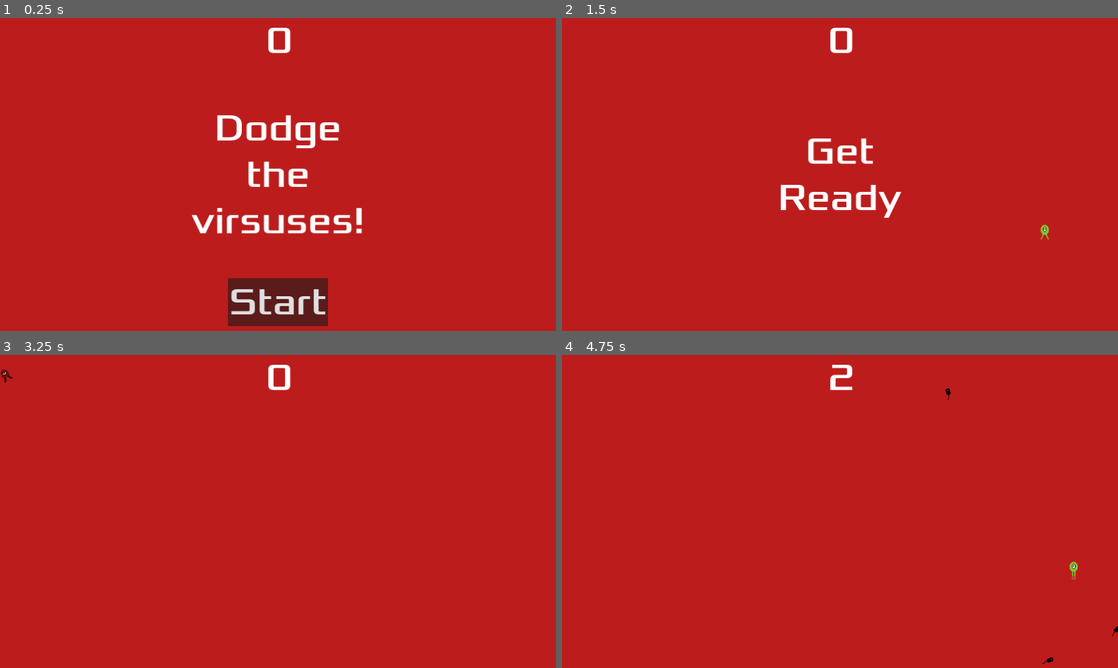
Above: before the commit, frames 1-4 (two rows, left to right).
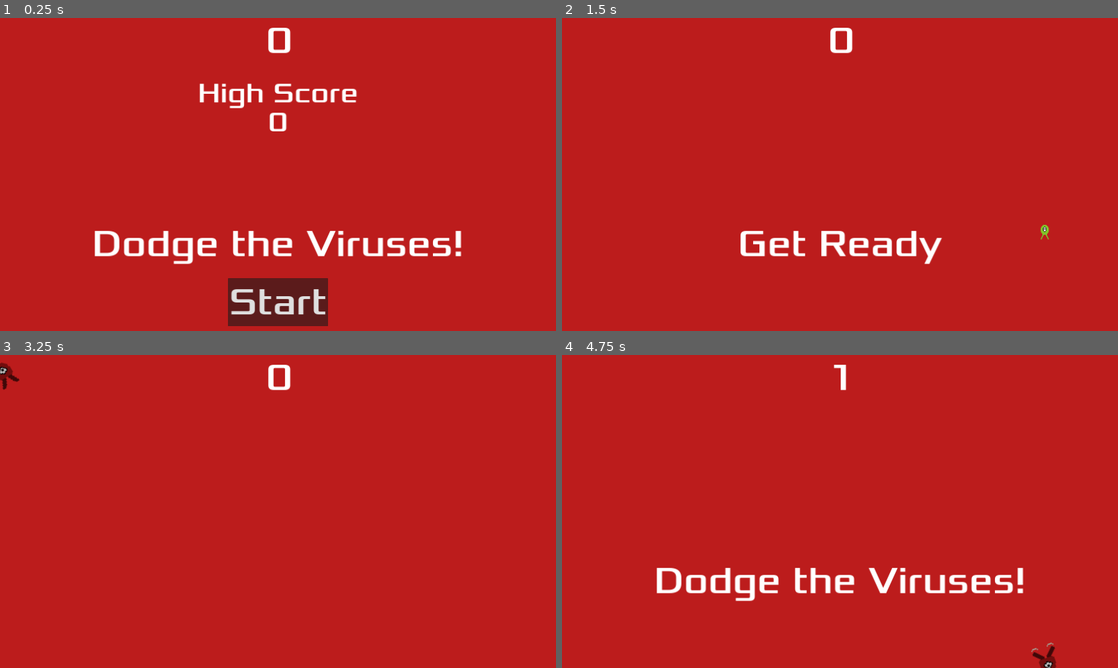
Above: after the commit, the same moments.

Repository: Stu076/GodotIntroGame
Game: Godot game, scene res://main.tscn
The game is run twice, just before and just after one commit, with the same random seed, the same clock (stepped at 60 frames per second) and the same inputs.
Inputs:
- Up to frame 1 (0.25 s): no input
- Up to frame 2 (1.5 s): click "Start" at 0.5 s; tap Enter at 1.25 s; hold D (move_right) from 1.28 s (still down)
- Up to frame 3 (3.25 s): release D (move_right) at 2.03 s; hold S (move_down) 2.03-2.78 s; hold D (move_right) from 2.78 s (still down)
- Up to frame 4 (4.75 s): release D (move_right) at 3.53 s; hold W (move_up) 3.53-4.28 s; hold A (move_left) from 4.28 s (still down)

The runs differ from the first frame. In frame 1, 5.5% of the frame differs, in the area x 17-83%, y 20-79%; in frame 2, 2.7%; in frame 3, 0.1%; in frame 4, 2.8%.

Commit message:
Added high score functionality and removed 2 mobs (need to redo)

Diff:
--- a/hud.gd
+++ b/hud.gd
@@ -24,10 +24,13 @@
 	# Wait until the MessageTimer has counted down
 	await $MessageTimer.timeout
 
-	$Message.text = "Dodge the Viruses"
+	$Message.text = "Dodge the Viruses!"
 	$Message.show()
 	# make a one shot timer and wait for it to finish
 	await get_tree().create_timer(1.0).timeout
+	$HighScore.show()
+	# TODO: Calculate high score
+	$HighScoreText.show()
 	$StartButton.show()
 
 
@@ -38,9 +41,13 @@
 
 
 func _on_message_timer_timeout():
+	if $Message.text == "Dodge the Viruses!":
+		return
 	$Message.hide()
 
 
 func _on_start_button_pressed():
 	$StartButton.hide()
+	$HighScore.hide()
+	$HighScoreText.hide()
 	start_game.emit()
--- a/hud.tscn
+++ b/hud.tscn
@@ -32,18 +32,17 @@
 anchor_top = 0.5
 anchor_right = 0.5
 anchor_bottom = 0.5
-offset_left = -20.0
-offset_top = -11.5
-offset_right = 20.0
-offset_bottom = 11.5
+offset_left = -668.5
+offset_top = 160.0
+offset_right = 668.5
+offset_bottom = 318.0
 grow_horizontal = 2
 grow_vertical = 2
 theme_override_fonts/font = ExtResource("1_pd2m3")
 theme_override_font_sizes/font_size = 128
-text = "Dodge the virsuses!"
+text = "Dodge the Viruses!"
 horizontal_alignment = 1
-vertical_alignment = 1
-autowrap_mode = 2
+vertical_alignment = 2
 
 [node name="StartButton" type="Button" parent="."]
 custom_minimum_size = Vector2(2.08165e-12, 2.08165e-12)
@@ -65,5 +64,31 @@
 
 [node name="MessageTimer" type="Timer" parent="."]
 
+[node name="HighScoreText" type="Label" parent="."]
+anchors_preset = 5
+anchor_left = 0.5
+anchor_right = 0.5
+offset_left = -276.5
+offset_top = 200.0
+offset_right = 276.5
+offset_bottom = 319.0
+grow_horizontal = 2
+theme_override_fonts/font = ExtResource("1_pd2m3")
+theme_override_font_sizes/font_size = 96
+text = "High Score"
+
+[node name="HighScore" type="Label" parent="."]
+anchors_preset = 5
+anchor_left = 0.5
+anchor_right = 0.5
+offset_left = -34.0
+offset_top = 300.0
+offset_right = 34.0
+offset_bottom = 419.0
+grow_horizontal = 2
+theme_override_fonts/font = ExtResource("1_pd2m3")
+theme_override_font_sizes/font_size = 96
+text = "0"
+
 [connection signal="pressed" from="StartButton" to="." method="_on_start_button_pressed"]
 [connection signal="timeout" from="MessageTimer" to="." method="_on_message_timer_timeout"]
--- a/main.gd
+++ b/main.gd
@@ -1,4 +1,6 @@
 extends Node
+
+const HIGH_SCORE_FILE_NAME = "user://high_score.dat"
 
 @export var mob_scene: PackedScene
 var score
@@ -7,7 +9,7 @@
 
 # Called when the node enters the scene tree for the first time.
 func _ready():
-	pass
+	display_high_score()
 
 
 # Called every frame. 'delta' is the elapsed time since the previous frame.
@@ -16,6 +18,8 @@
 
 
 func game_over():
+	save_high_score()
+	display_high_score()
 	$ScoreTimer.stop()
 	$MobTimer.stop()
 	$HUD.show_game_over()
@@ -69,3 +73,39 @@
 func _on_start_timer_timeout():
 	$MobTimer.start()
 	$ScoreTimer.start()
+
+
+func get_high_score() -> int:
+	if FileAccess.file_exists(HIGH_SCORE_FILE_NAME):
+		var high_score_file = FileAccess.open(HIGH_SCORE_FILE_NAME, FileAccess.READ)
+		var high_score_data = JSON.parse_string(high_score_file.get_line())
+		print("HSD: " + str(high_score_data))
+		if high_score_data != null:
+			return high_score_data.high_score
+	return 0
+
+func set_high_score(high_score):
+	var high_score_data = {
+		"high_score": high_score
+	}
+	var high_score_file = FileAccess.open(HIGH_SCORE_FILE_NAME, FileAccess.WRITE)
+	high_score_file.store_line(JSON.stringify(high_score_data))
+	high_score_file.close()
+
+
+func display_high_score():
+	$HUD/HighScore.text = str(get_high_score())
+
+
+func save_high_score():
+	if not FileAccess.file_exists(HIGH_SCORE_FILE_NAME):
+		# Set HIGH SCORE as current score
+		set_high_score(score)
+	else:
+		# Get HIGH SCORE from file
+		# And then compare current score with high score
+		# If score >= than high score, store it
+		var high_score = get_high_score()
+
+		if score >= high_score:
+			set_high_score(score)
--- a/mob.gd
+++ b/mob.gd
@@ -4,8 +4,11 @@
 # Called when the node enters the scene tree for the first time.
 func _ready():
 	$AnimatedSprite2D.play()
-	var mob_types = $AnimatedSprite2D.get_sprite_frames().get_animation_names()
-	$AnimatedSprite2D.animation = mob_types[randi() % mob_types.size()]
+	#var mob_types = $AnimatedSprite2D.get_sprite_frames().get_animation_names()
+	#$AnimatedSprite2D.animation = mob_types[randi() % mob_types.size()]
+	# TODO: need to create 3 separate mobs, because of weird shapes the
+	# CollisionShape2D is mismatched
+	$AnimatedSprite2D.animation = "walk"
 
 
 # Called every frame. 'delta' is the elapsed time since the previous frame.
--- a/mob.tscn
+++ b/mob.tscn
@@ -105,8 +105,8 @@
 }]
 
 [sub_resource type="CapsuleShape2D" id="CapsuleShape2D_u65tp"]
-radius = 15.0
-height = 48.0
+radius = 30.0
+height = 92.0
 
 [node name="Mob" type="RigidBody2D"]
 collision_mask = 0
@@ -114,12 +114,12 @@
 script = ExtResource("1_k8chb")
 
 [node name="AnimatedSprite2D" type="AnimatedSprite2D" parent="." groups=["mobs"]]
-scale = Vector2(2, 2)
+scale = Vector2(4, 4)
 sprite_frames = SubResource("SpriteFrames_68hws")
-animation = &"swim"
+animation = &"walk"
 
 [node name="CollisionShape2D" type="CollisionShape2D" parent="."]
-position = Vector2(0, -3)
+position = Vector2(-1, -7)
 shape = SubResource("CapsuleShape2D_u65tp")
 metadata/_edit_group_ = true
 
